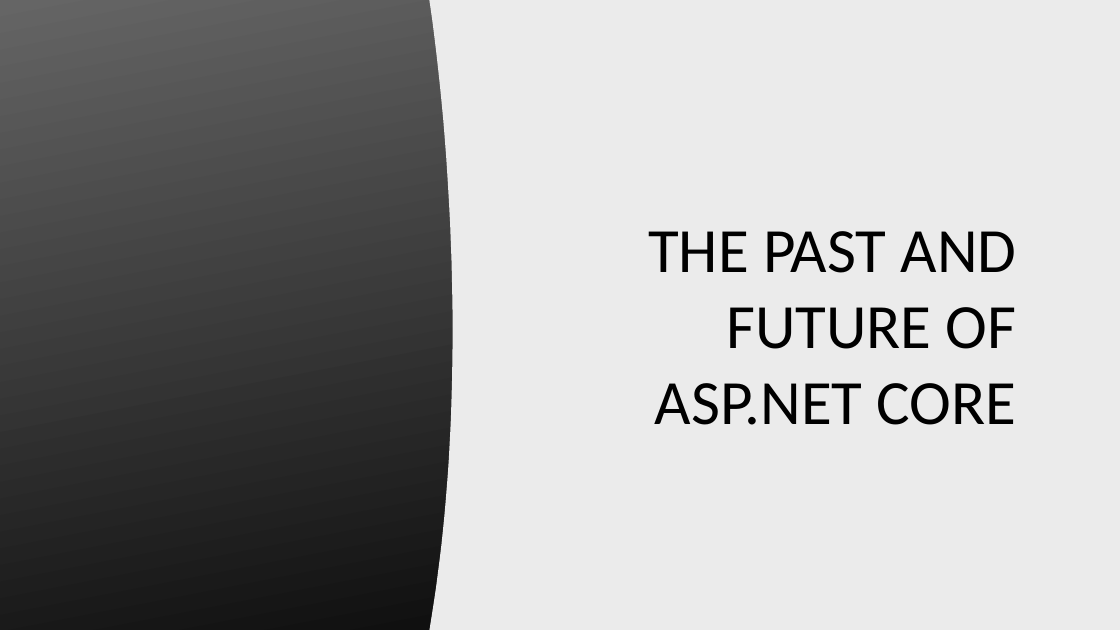
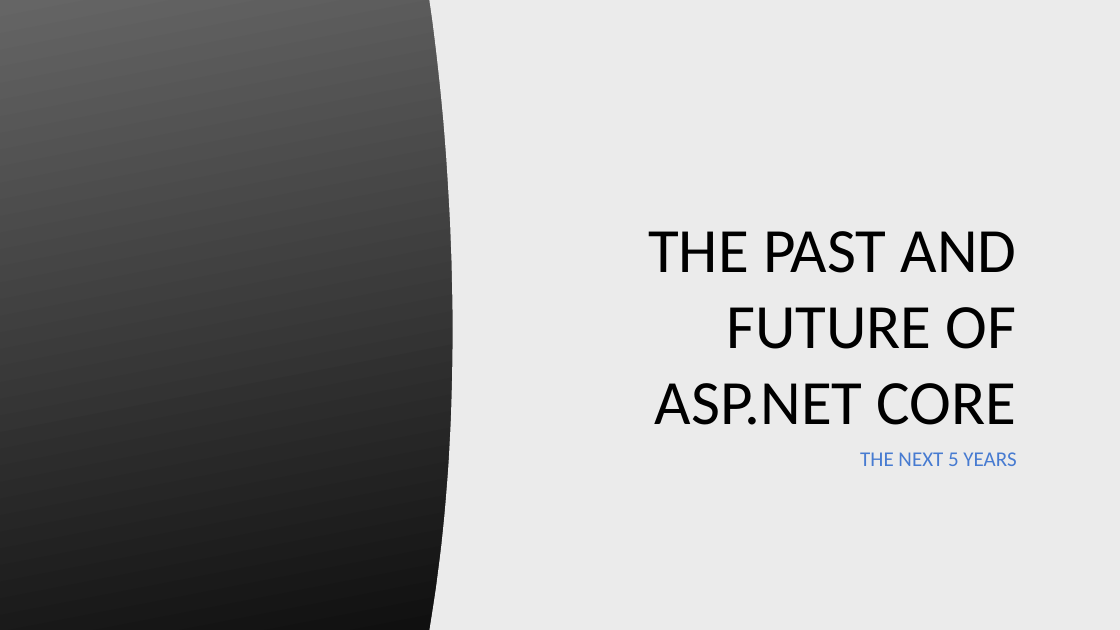
Before and after one commit to rynowak/Presentations, a slide deck: slide 1 of 2019/NDCSyndey/slides.pptx. Drawn at 1120x630 pixels with LibreOffice and Linux fonts; fonts in the diff are those of the drawing; background and template pictures are left out. Boxes give left, top, right and bottom in pixels: in the first picture for what was removed or moved away, otherwise in the second. Text is boxed around its words. In the diff, an @@ line names an element or a change of style, - is before the commit and + after.

```diff
--- a/2019/NDCSyndey/slides.pptx
+++ b/2019/NDCSyndey/slides.pptx
@@ subtitle added at box(860, 452, 1016, 466), 18 pt, text #477BD1 @@
+THE NEXT 5 YEARS
```
Also in this commit, not shown: 11 other slides changed, 5 slides added.
